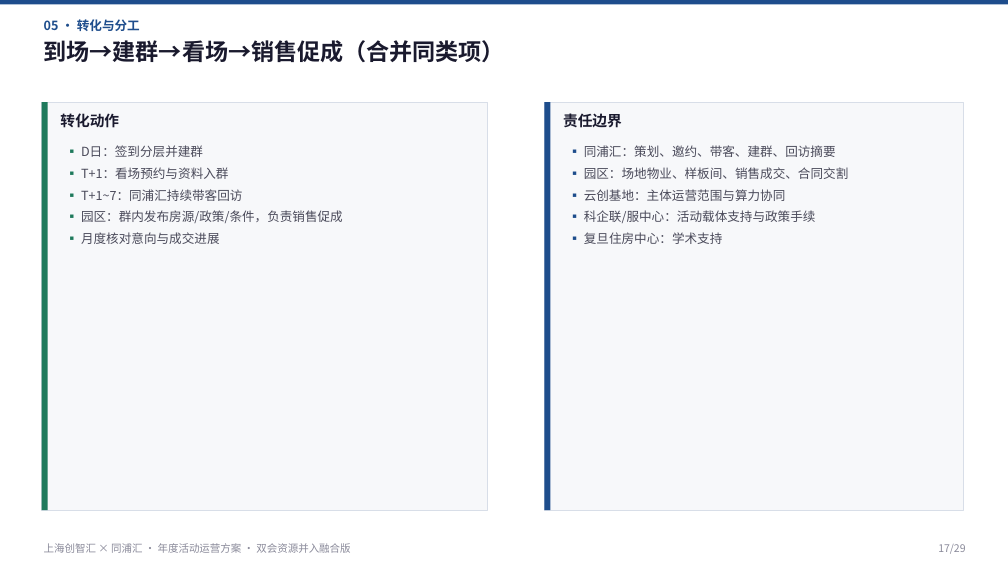
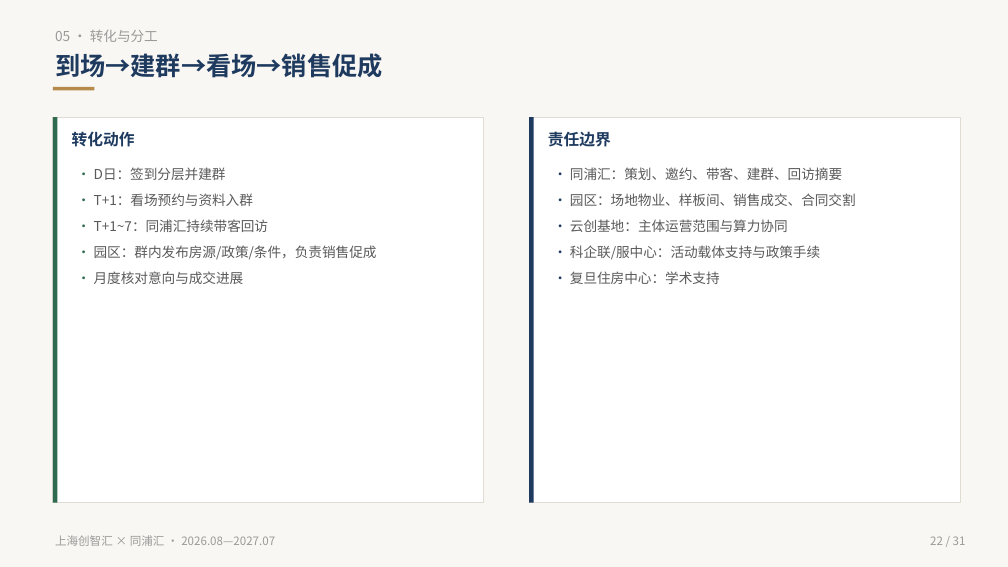
Before and after one commit to hujigang2010-maker/AIDEN, a slide deck: slide 22 of proposal/chuangzhihui-annual-ops-plan-dual-merge.pptx (slide 17 before the commit). Drawn at 1008x567 pixels with LibreOffice and Linux fonts; fonts in the diff are those of the drawing. Boxes give left, top, right and bottom in pixels: in the first picture for what was removed or moved away, otherwise in the second. Text is boxed around its words. In the diff, an @@ line names an element or a change of style, - is before the commit and + after.

```diff
--- a/proposal/chuangzhihui-annual-ops-plan-dual-merge.pptx
+++ b/proposal/chuangzhihui-annual-ops-plan-dual-merge.pptx
@@ rectangle removed at <box>0,0,1008,5</box> @@
@@ rectangle added at <box>0,0,1008,567</box>, fill #F8F7F3 @@
@@ text "05 · 转化与分工": place and size @@
-text "05 · 转化与分工" at <box>44,19,140,31</box>
+text "05 · 转化与分工" at <box>55,30,158,42</box>
@@ text "05 · 转化与分工" at <box>55,30,158,42</box>: size 12 to 13 pt, text colour #1E4D8C to #9A9A9A, bold off @@
@@ text at <box>55,53,383,78</box>: text changed; size 22 to 24 pt; text colour #1A1A2E to #1E3A5F @@
-到场→建群→看场→销售促成（合并同类项）
+到场→建群→看场→销售促成
@@ rectangle added at <box>53,87,95,90</box>, fill #B58A4A @@
@@ rectangle: place and size @@
-rectangle at <box>42,102,488,510</box>
+rectangle at <box>53,117,484,503</box>
@@ rectangle at <box>53,117,484,503</box>: fill #F7F8FA to #FFFFFF; outline #D8DEE8 0.8 pt to #E0DCD4 0.8 pt @@
@@ rectangle: place and size @@
-rectangle at <box>42,102,48,510</box>
+rectangle at <box>53,117,57,503</box>
@@ rectangle at <box>53,117,57,503</box>: fill #1F7A5C to #2F6B4F @@
@@ rectangle at <box>529,117,960,503</box>: fill #F7F8FA to #FFFFFF; outline #D8DEE8 0.8 pt to #E0DCD4 0.8 pt @@
@@ rectangle: place and size @@
-rectangle at <box>544,102,964,510</box>
+rectangle at <box>529,117,960,503</box>
@@ rectangle: place and size @@
-rectangle at <box>544,102,551,510</box>
+rectangle at <box>529,117,534,503</box>
@@ rectangle at <box>529,117,534,503</box>: fill #1E4D8C to #1E3A5F @@
@@ text "转化动作": place and size @@
-text "转化动作" at <box>60,113,119,128</box>
+text "转化动作" at <box>72,131,135,147</box>
@@ text "转化动作" at <box>72,131,135,147</box>: size 14 to 15 pt, text colour #1A1A2E to #1E3A5F @@
@@ text "责任边界" at <box>548,131,611,147</box>: size 14 to 15 pt, text colour #1A1A2E to #1E3A5F @@
@@ text "责任边界": place and size @@
-text "责任边界" at <box>563,113,622,128</box>
+text "责任边界" at <box>548,131,611,147</box>
@@ text at <box>94,167,377,284</box>: text changed; size 12 to 13 pt; text colour #4A4A5A to #5A5A5A @@
-▪ D日：签到分层并建群
-▪ T+1：看场预约与资料入群
-▪ T+1~7：同浦汇持续带客回访
-▪ 园区：群内发布房源/政策/条件，负责销售促成
-▪ 月度核对意向与成交进展
+· D日：签到分层并建群
+· T+1：看场预约与资料入群
+· T+1~7：同浦汇持续带客回访
+· 园区：群内发布房源/政策/条件，负责销售促成
+· 月度核对意向与成交进展
@@ text at <box>570,167,856,284</box>: text changed; size 12 to 13 pt; text colour #4A4A5A to #5A5A5A @@
-▪ 同浦汇：策划、邀约、带客、建群、回访摘要
-▪ 园区：场地物业、样板间、销售成交、合同交割
-▪ 云创基地：主体运营范围与算力协同
-▪ 科企联/服中心：活动载体支持与政策手续
-▪ 复旦住房中心：学术支持
+· 同浦汇：策划、邀约、带客、建群、回访摘要
+· 园区：场地物业、样板间、销售成交、合同交割
+· 云创基地：主体运营范围与算力协同
+· 科企联/服中心：活动载体支持与政策手续
+· 复旦住房中心：学术支持
@@ text at <box>55,535,275,546</box>: text changed; size 10 to 11 pt; text colour #8A8A9A to #9A9A9A @@
-上海创智汇 × 同浦汇 · 年度活动运营方案 · 双会资源并入融合版
+上海创智汇 × 同浦汇 · 2026.08—2027.07
@@ text added at <box>930,536,966,545</box>, 11 pt, text #9A9A9A @@
+22 / 31
@@ text removed at <box>938,544,965,554</box> @@
-17/29
```
Also in this commit, not shown: 21 other slides changed, 9 slides added, 7 slides removed, 40 other files.
